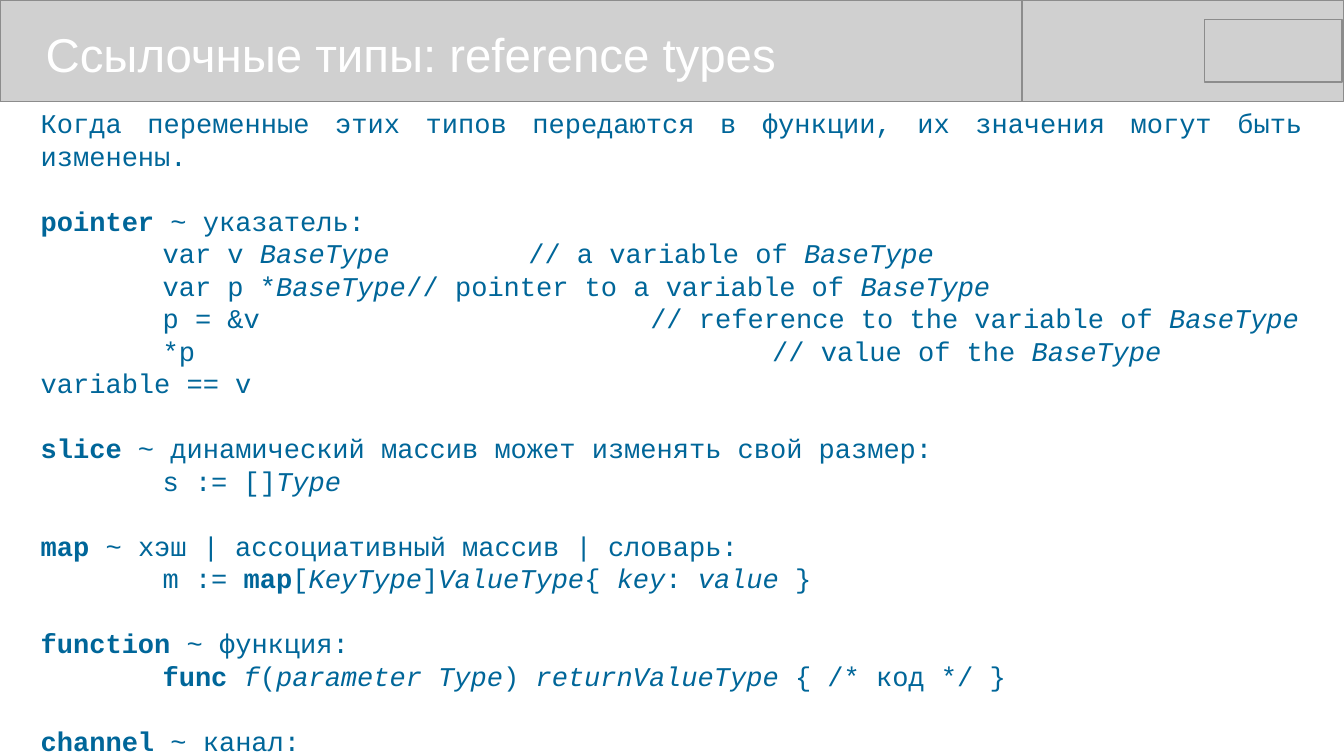
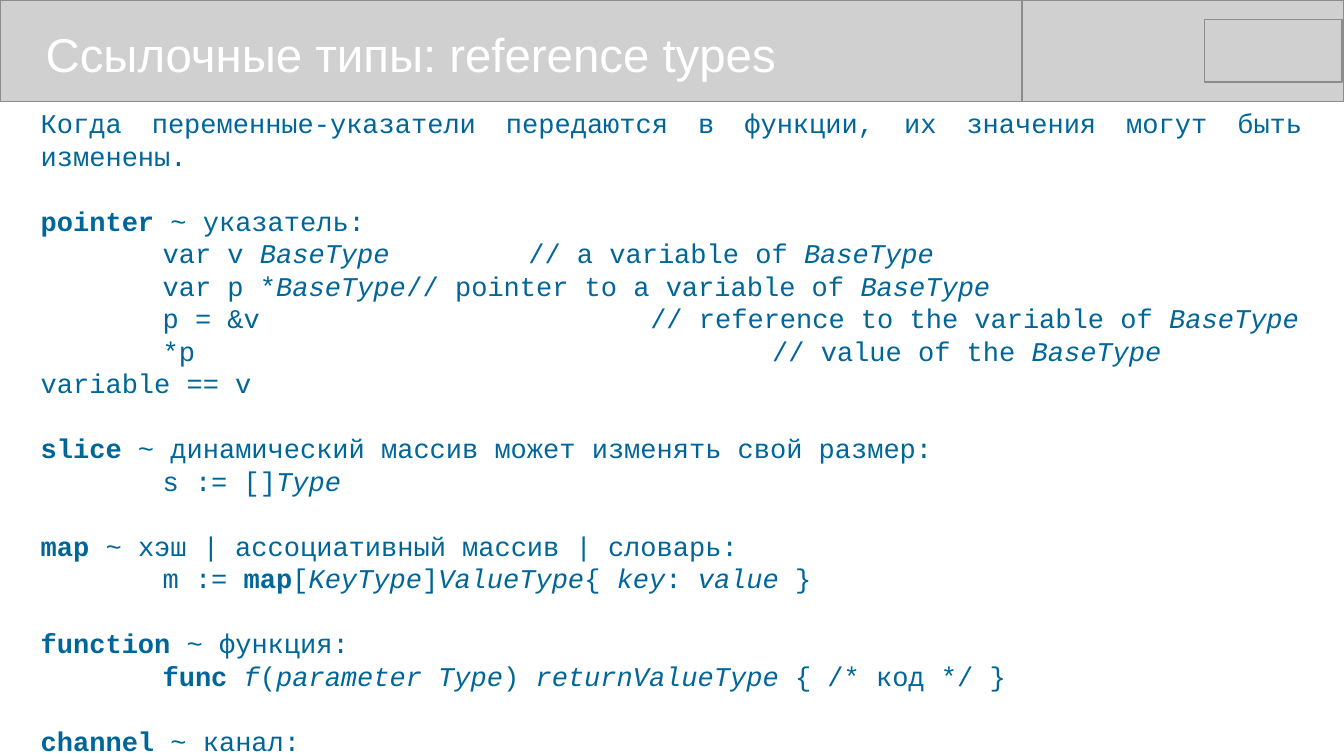
Before and after one commit to mike-shock/Go_language, a slide deck: slide 22 of Go_Review.odp. Drawn at 1344x756 pixels with LibreOffice and Linux fonts; fonts in the diff are those of the drawing; grey boxes stand for pictures. Boxes give left, top, right and bottom in pixels: in the first picture for what was removed or moved away, otherwise in the second. Text is boxed around its words. In the diff, an @@ line names an element or a change of style, - is before the commit and + after.

```diff
--- a/Go_Review.odp
+++ b/Go_Review.odp
@@ text at [41, 114, 1302, 139]: text changed @@
-Когда переменные этих типов передаются в функции, их значения могут быть изменены.
+Когда переменные-указатели передаются в функции, их значения могут быть изменены.
```
Also in this commit, not shown: 12 other slides changed, 1 slide added.
